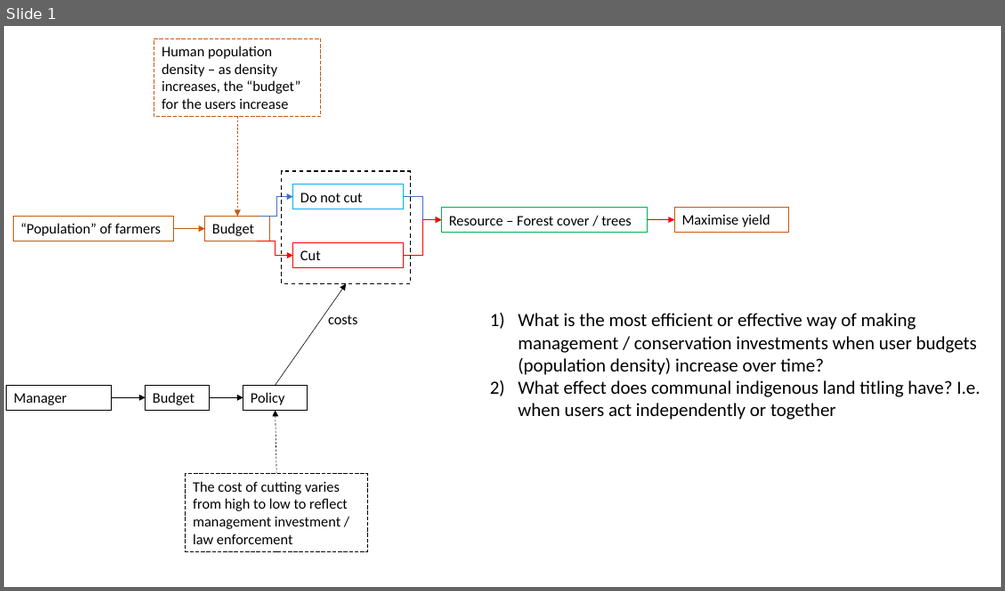
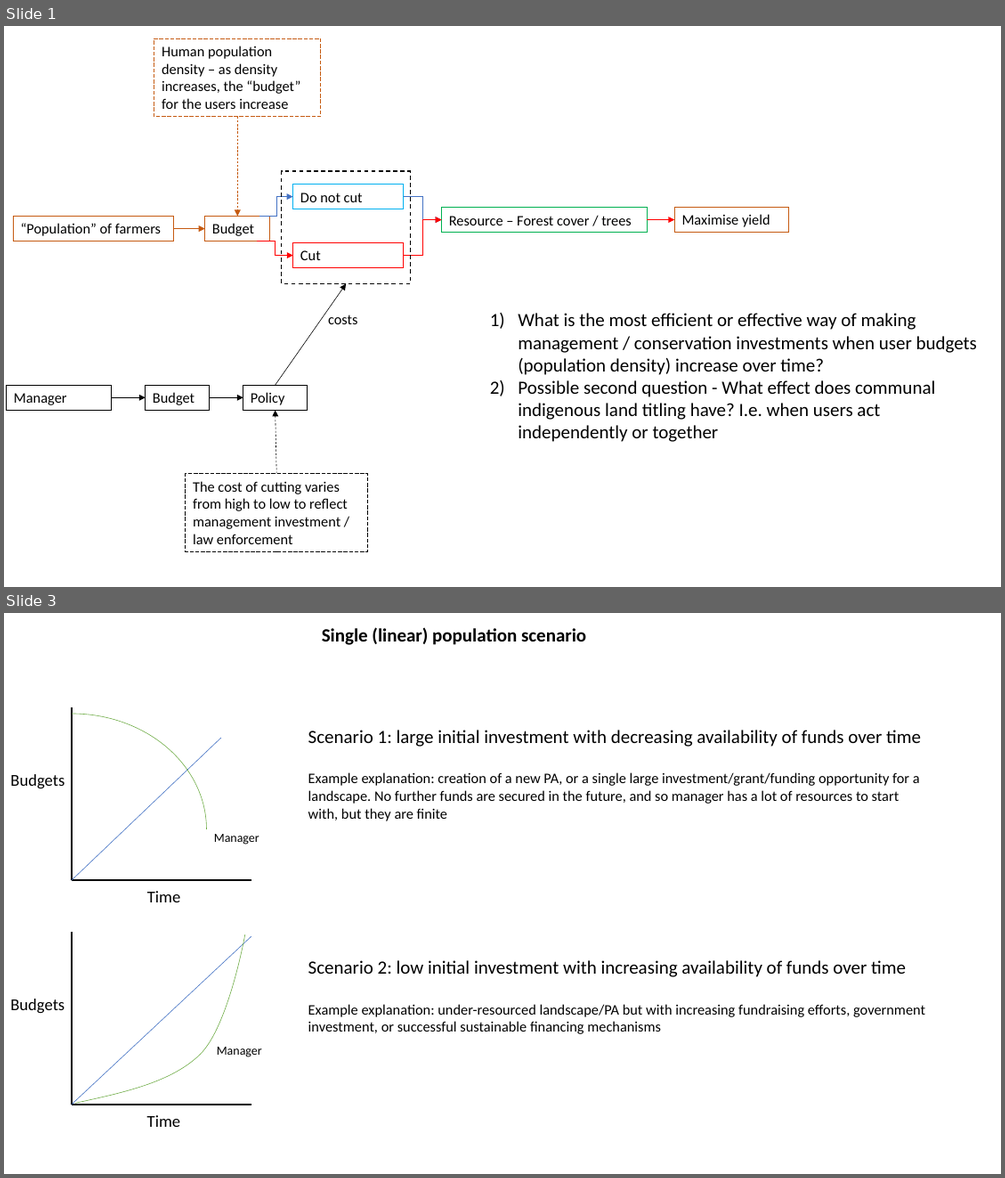
Before and after one commit to mattnuttall00/PhD_Chapter4, a slide deck: Investment_details.pptx. Shown one above the other, each under a label of ours: slide 1 before the commit, slides 1 and 3 after it; the slides between them are not shown. The pictures are 1005x591 and 1005x1178 pixels, drawn with LibreOffice and Linux fonts; fonts in the diff are those of the drawing. Boxes give left, top, right and bottom in pixels: in the first picture for what was removed or moved away, otherwise in the second. Text is boxed around its words. In the diff, an @@ line names an element or a change of style, - is before the commit and + after.

Commit message:
Updated investment powerpoint & paper details Excel

```diff
--- a/Investment_details.pptx
+++ b/Investment_details.pptx
@@ slide 3 added at [4,613,1001,1174], background #FFFFFF @@
@@ text added at [322,627,586,645], 18 pt, text #000000, bold @@
+Single (linear) population scenario
@@ arc (boxed as its full ellipse) added at [4,714,207,945], outline #70AD47 0.5 pt @@
@@ line added from (72, 707) to (72, 880), #000000 1.5 pt @@
@@ line added from (72, 880) to (221, 738), #4472C4 0.5 pt @@
@@ text added at [308,730,921,821], 14 pt, text #000000 @@
+Scenario 1: large initial investment with decreasing availability of funds over time
+Example explanation: creation of a new PA, or a single large investment/grant/funding opportunity for a landscape. No further funds are secured in the future, and so manager has a lot of resources to start with, but they are finite
@@ text added at [10,774,65,789], 16 pt, text #000000 @@
+Budgets
@@ text added at [214,834,259,844], 12 pt, text #000000 @@
+Manager
@@ line added from (251, 880) to (72, 880), #000000 1.5 pt @@
@@ text added at [147,891,180,902], 16 pt, text #000000 @@
+Time
@@ line added from (72, 932) to (72, 1104), #000000 1.5 pt @@
@@ line added from (72, 1104) to (251, 936), #4472C4 0.5 pt @@
@@ freeform shape added at [75,934,245,1103], outline #70AD47 0.5 pt @@
@@ text added at [308,960,925,1034], 14 pt, text #000000 @@
+Scenario 2: low initial investment with increasing availability of funds over time
+Example explanation: under-resourced landscape/PA but with increasing fundraising efforts, government investment, or successful sustainable financing mechanisms
@@ text added at [10,998,65,1013], 16 pt, text #000000 @@
+Budgets
@@ text added at [217,1046,262,1057], 12 pt, text #000000 @@
+Manager
@@ line added from (251, 1104) to (72, 1104), #000000 1.5 pt @@
@@ text added at [147,1115,180,1127], 16 pt, text #000000 @@
+Time
@@ slide 1 changed as well @@
@@ text at [518,380,935,442]: text changed @@
-2) What effect does communal indigenous land titling have? I.e. when users act independently or together
+2) Possible second question - What effect does communal indigenous land titling have? I.e. when users act independently or together
```
Also in this commit, not shown: 4 other slides added, 1 slide removed, 1 other file.
